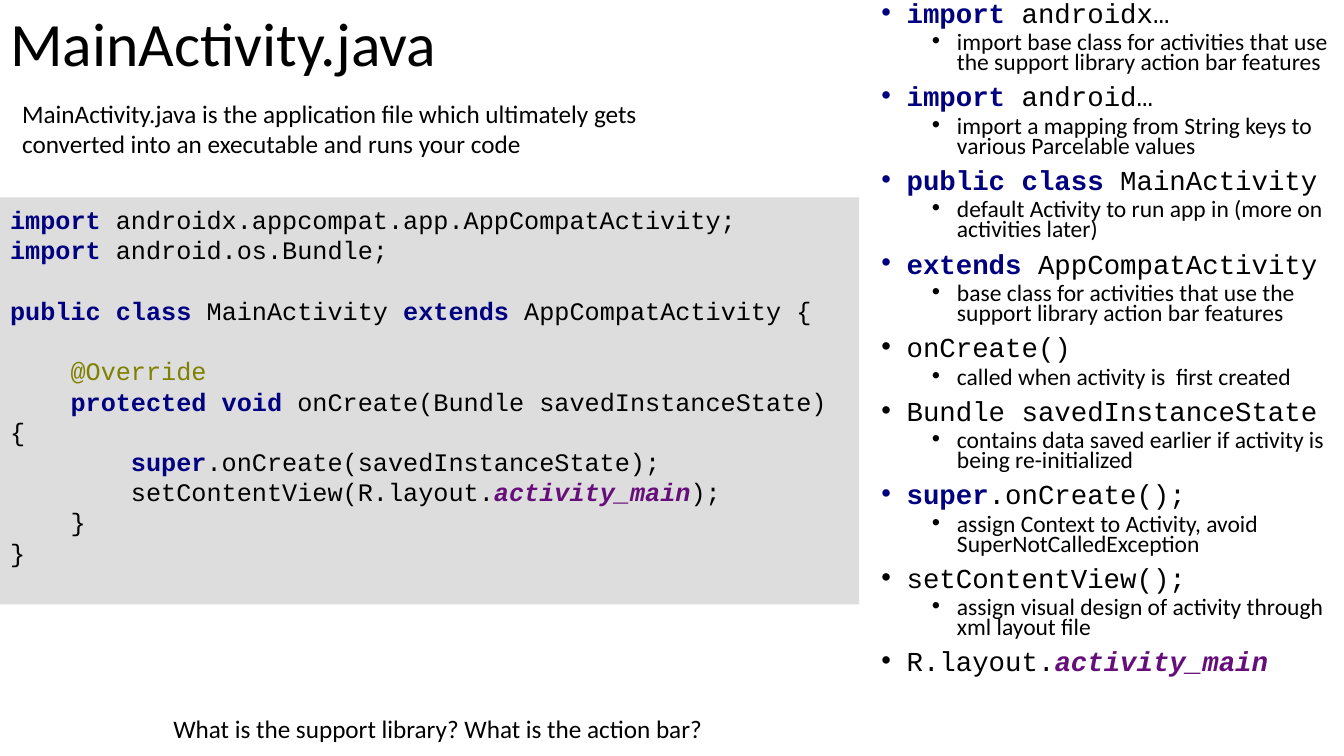
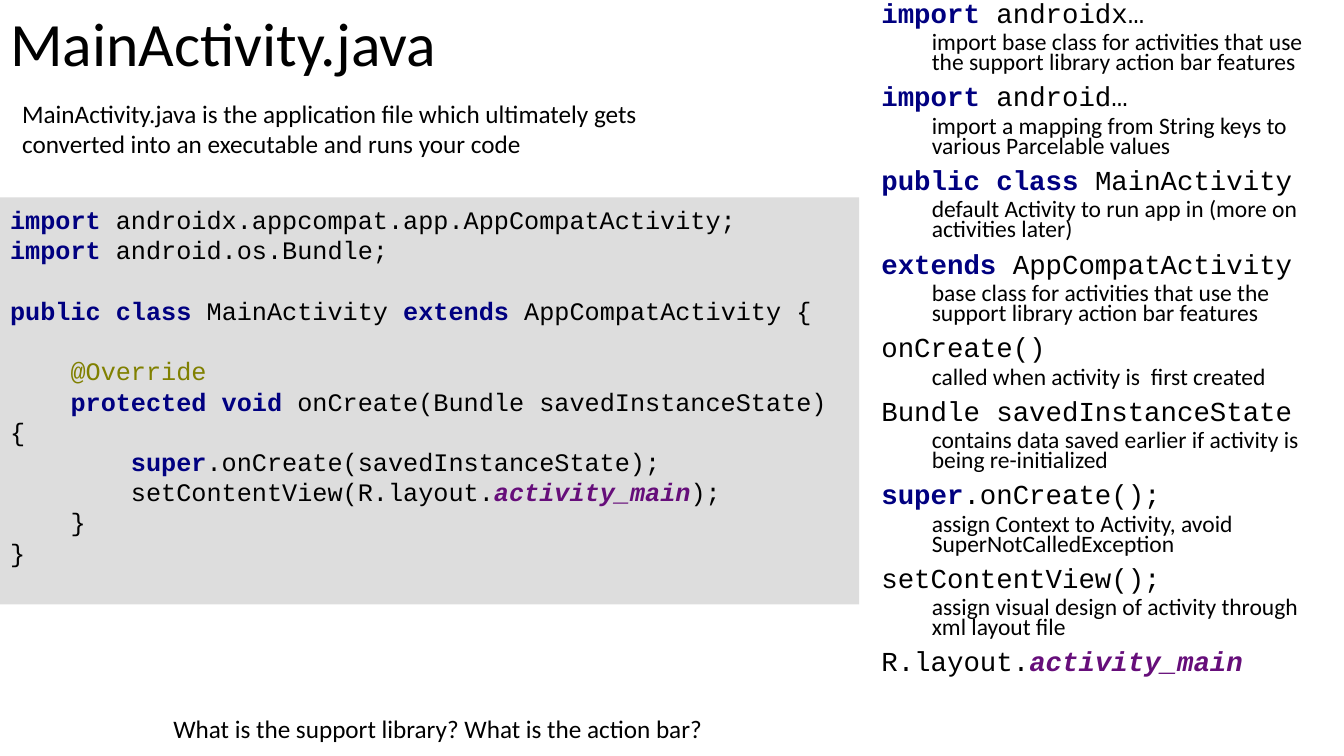
Before and after one commit to russellu/cs230, a slide deck: slide 6 of Lecture_HelloWorld.pptx. Drawn at 1344x756 pixels with LibreOffice and Linux fonts; fonts in the diff are those of the drawing. Boxes give left, top, right and bottom in pixels: in the first picture for what was removed or moved away, otherwise in the second. Text is boxed around its words. In the diff, an @@ line names an element or a change of style, - is before the commit and + after.

```diff
--- a/Lecture_HelloWorld.pptx
+++ b/Lecture_HelloWorld.pptx
@@ text "import androidx…" at (x1=881, y1=4, x2=1302, y2=677): bullet • to none @@
```
Also in this commit, not shown: 4 other slides changed, 1 slide added, 4 other files.
